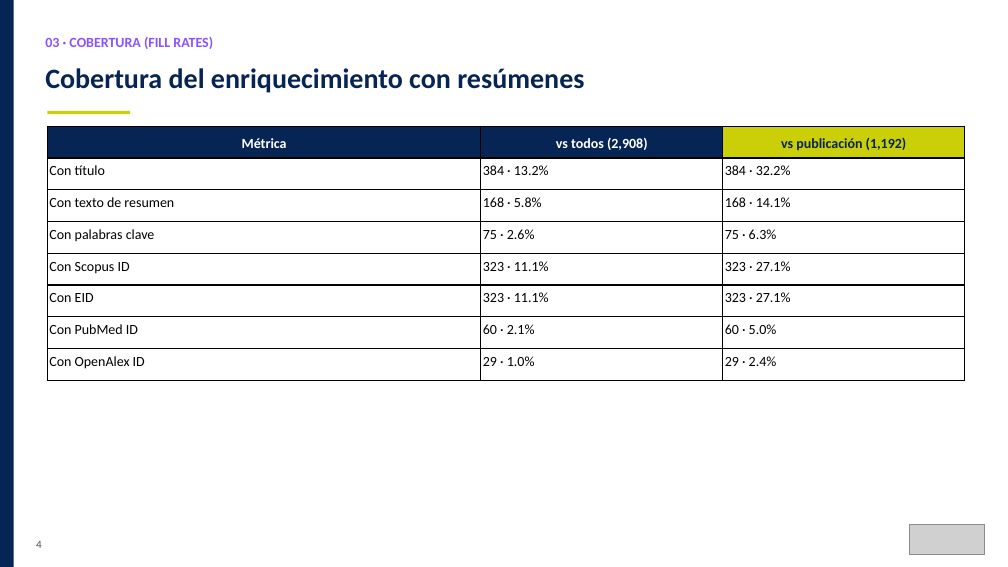
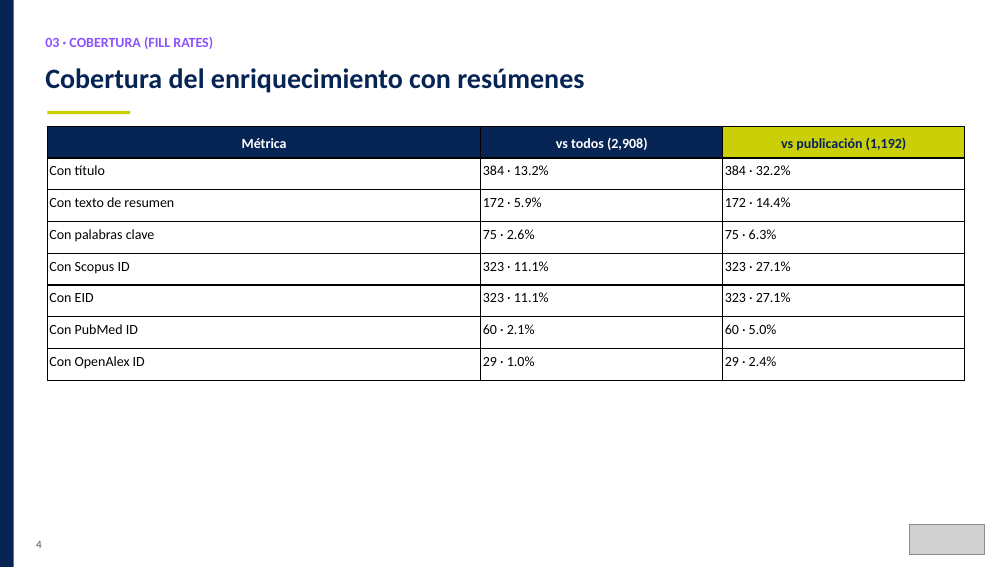
Before and after one commit to Instituto-Pulso-PUCP/LibroBlanco, a slide deck: slide 6 of Slides/Reu_15-08_Libro_Blanco.pptx. Drawn at 1008x567 pixels with LibreOffice and Linux fonts; fonts in the diff are those of the drawing; grey boxes stand for pictures. Boxes give left, top, right and bottom in pixels: in the first picture for what was removed or moved away, otherwise in the second. Text is boxed around its words. In the diff, an @@ line names an element or a change of style, - is before the commit and + after.

```diff
--- a/Slides/Reu_15-08_Libro_Blanco.pptx
+++ b/Slides/Reu_15-08_Libro_Blanco.pptx
@@ table at (47,126,965,457) @@
-row 3, column 2: 168 · 5.8%
+row 3, column 2: 172 · 5.9%
-row 3, column 3: 168 · 14.1%
+row 3, column 3: 172 · 14.4%
```
Also in this commit, not shown: 5 other slides changed, 7 slides added, 2 slides removed, 15 other files.
